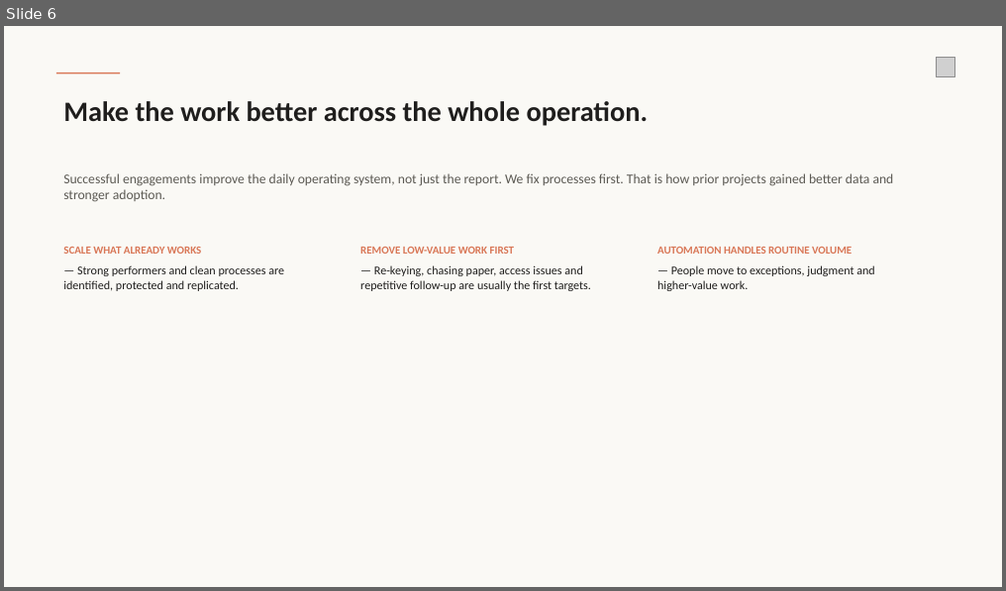
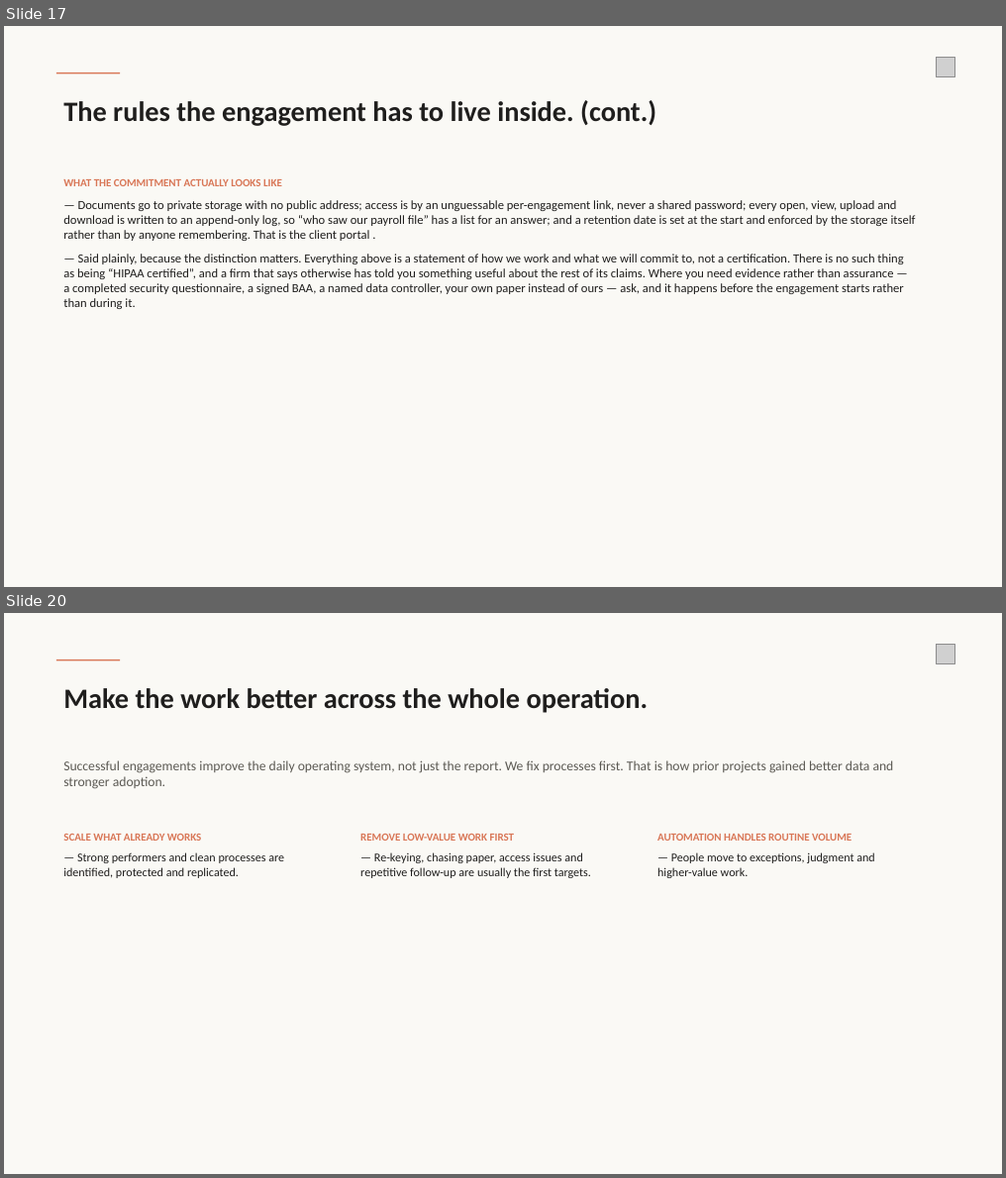
Before and after one commit to wirewalktech/AI-Extension, a slide deck: operating-review.pptx. Shown one above the other, each under a label of ours: slide 6 before the commit, slides 17 and 20 after it; the slides between them are not shown. The pictures are 1006x591 and 1006x1178 pixels, drawn with LibreOffice and Linux fonts; fonts in the diff are those of the drawing; grey boxes stand for pictures. Boxes give left, top, right and bottom in pixels: in the first picture for what was removed or moved away, otherwise in the second. Text is boxed around its words. In the diff, an @@ line names an element or a change of style, - is before the commit and + after.

```diff
--- a/operating-review.pptx
+++ b/operating-review.pptx
@@ slide 17 added at bbox=[4, 26, 1002, 587], background #FAF9F5 @@
@@ rectangle added at bbox=[56, 73, 120, 74], fill #D97757 @@
@@ picture added at bbox=[936, 58, 955, 76] @@
@@ text added at bbox=[63, 100, 656, 126], 27 pt, text #1F1E1D, bold @@
+The rules the engagement has to live inside. (cont.)
@@ text added at bbox=[63, 179, 916, 309], 12 pt, text #1F1E1D @@
+WHAT THE COMMITMENT ACTUALLY LOOKS LIKE
+— Documents go to private storage with no public address; access is by an unguessable per-engagement link, never a shared password; every open, view, upload and download is written to an append-only log, so “who saw our payroll file” has a list for an answer; and a retention date is set at the start and enforced by the storage itself rather than by anyone remembering. That is the client portal .
+— Said plainly, because the distinction matters. Everything above is a statement of how we work and what we will commit to, not a certification. There is no such thing as being “HIPAA certified”, and a firm that says otherwise has told you something useful about the rest of its claims. Where you need evidence rather than assurance — a completed security questionnaire, a signed BAA, a named data controller, your own paper instead of ours — ask, and it happens before the engagement starts rather than during it.
@@ what was slide 6 is now slide 20 @@
```
Also in this commit, not shown: 9 slides changed, 13 other slides added, 2 other files.
